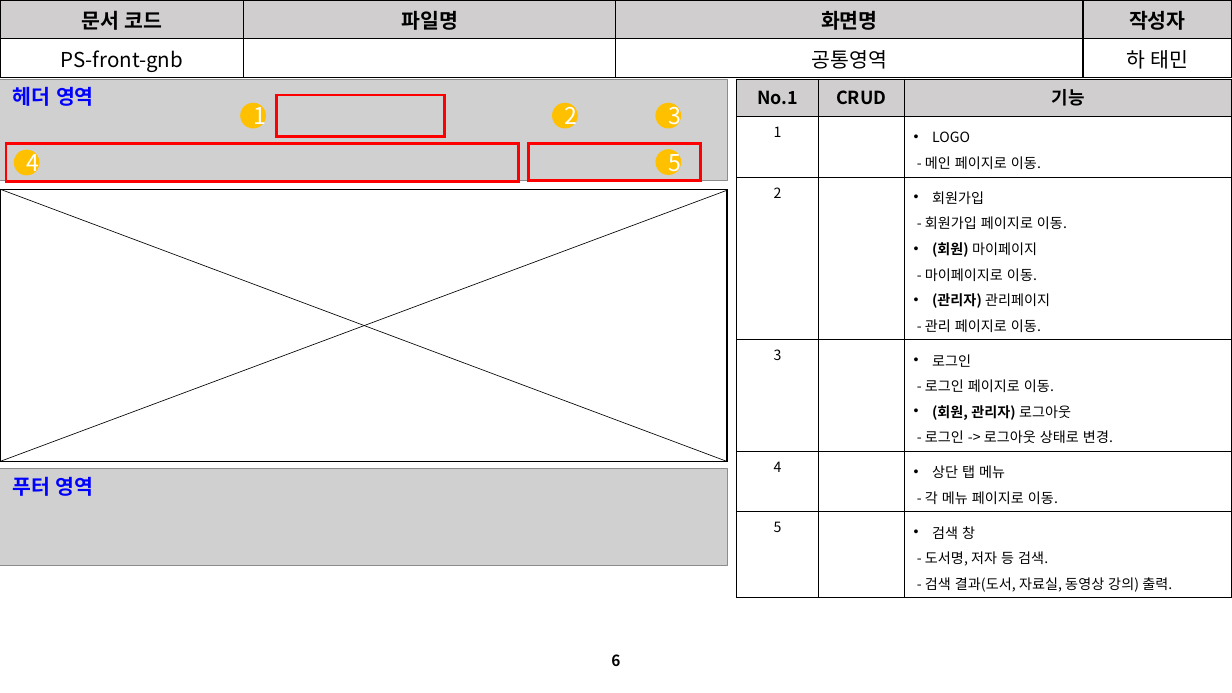
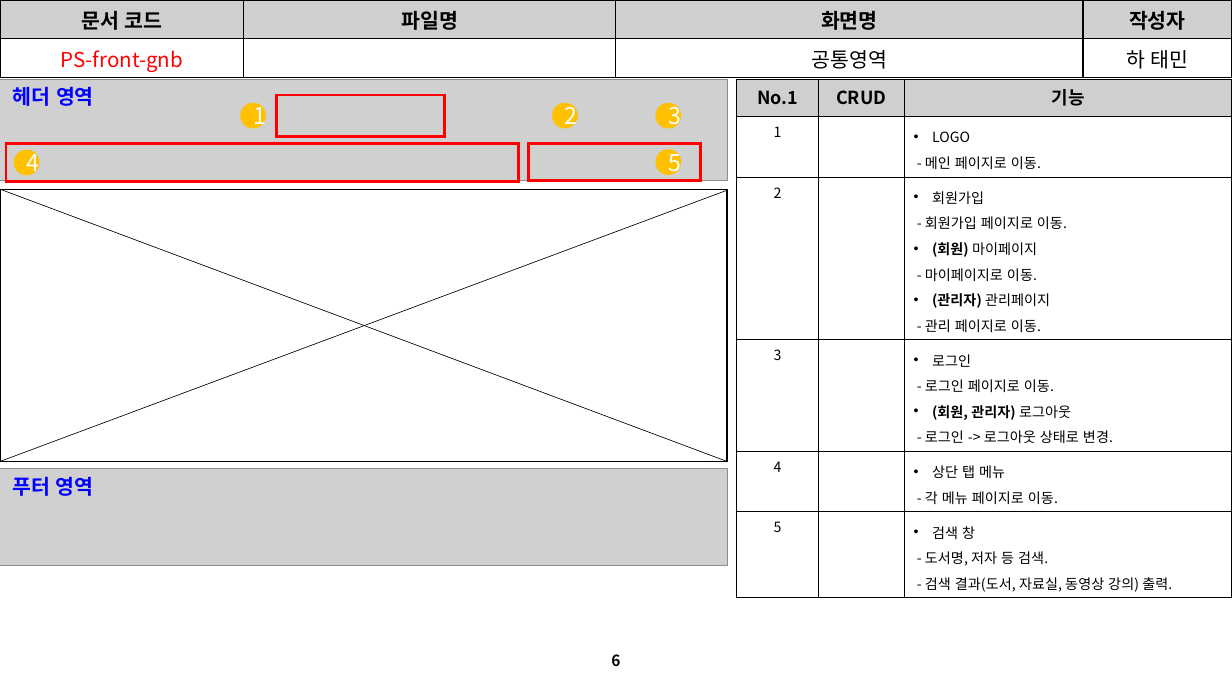
Before and after one commit to David-Ha-1217/Publisher_Portfolio, a slide deck: slide 6 of Documents/진행(변경)사항.pptx. Drawn at 1232x693 pixels with LibreOffice and Linux fonts; fonts in the diff are those of the drawing; grey boxes stand for pictures. Boxes give left, top, right and bottom in pixels: in the first picture for what was removed or moved away, otherwise in the second. Text is boxed around its words. In the diff, an @@ line names an element or a change of style, - is before the commit and + after.

```diff
--- a/Documents/진행(변경)사항.pptx
+++ b/Documents/진행(변경)사항.pptx
@@ table at (x1=0, y1=0, x2=1232, y2=76) @@
@@ text colour #000000 to #FF0000 in "PS-front-gnb" @@
```
Also in this commit, not shown: 4 other slides changed, 17 other files.
